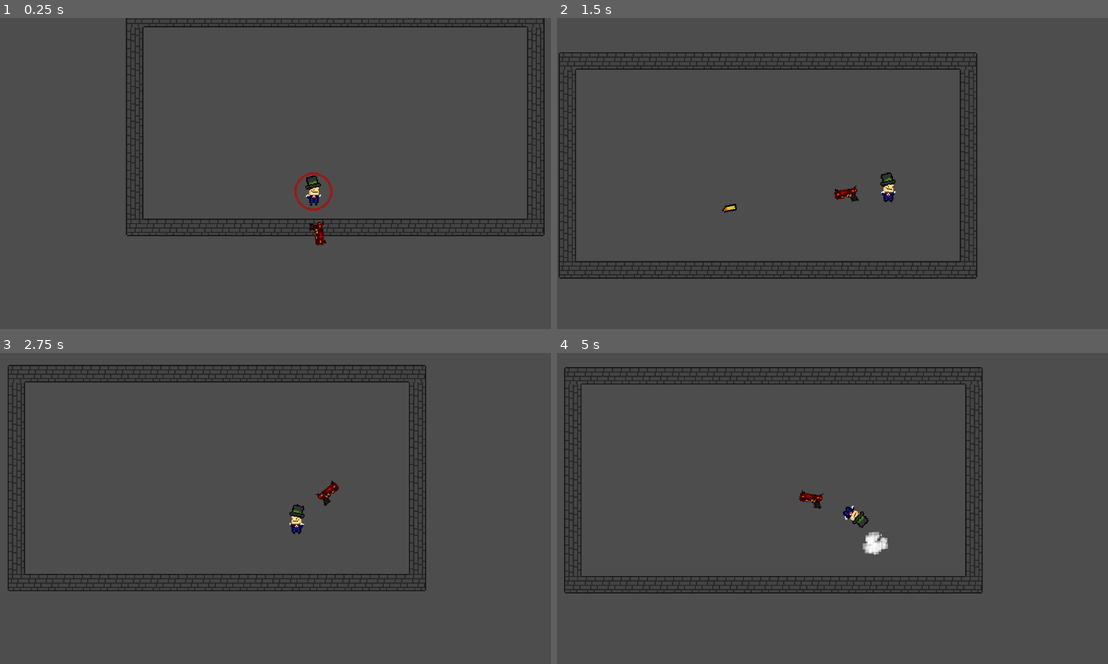
Above: before the commit, frames 1-4 (two rows, left to right).
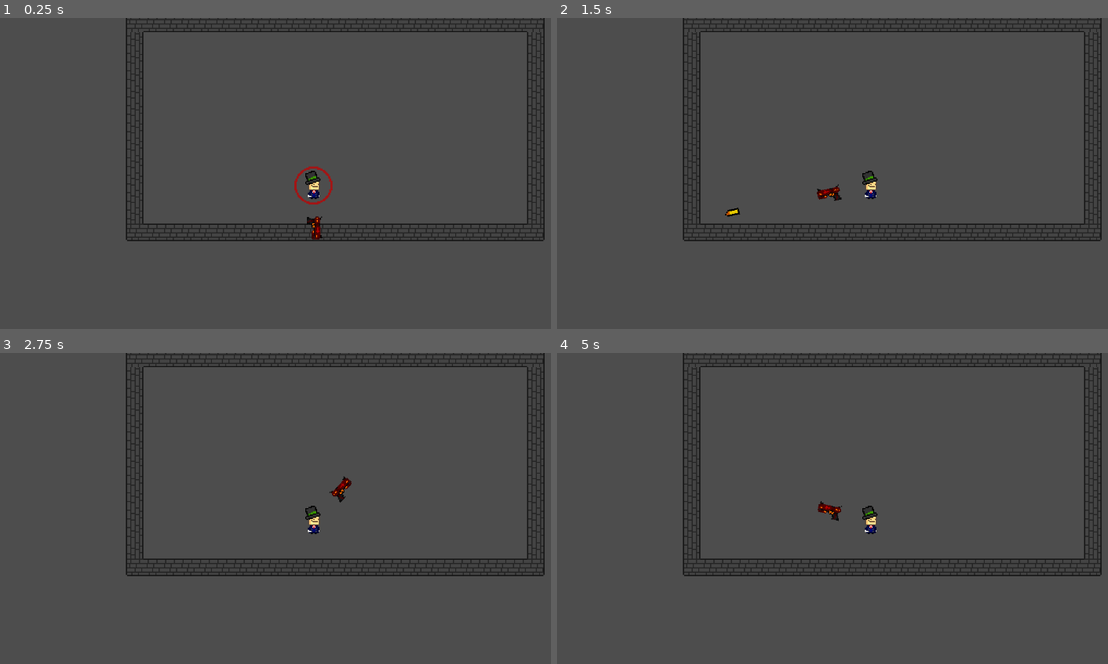
Above: after the commit, the same moments.

Repository: Ohm-Master/hellrise
Game: Godot game, scene res://Scenes/main.tscn
Same seed, same stepped clock (60 frames per second), same inputs: the game is played once before the commit and once after it.
Inputs (mouse positions are in pixels of both pictures, inside the frame that each line leads up to):
- Up to frame 1 (0.25 s): no input
- Up to frame 2 (1.5 s): move the mouse to (1008, 176) at 0.52 s; hold D (Right) from 0.53 s (still down); tap Space (Jump) at 0.6, 0.77, 1.07 s; move the mouse to (744, 210) at 1.27 s; click (744, 210) at 1.35 s
- Up to frame 3 (2.75 s): tap Space (Jump) at 1.52, 1.55, 1.82, 2.1 s; move the mouse to (374, 452) at 2.02 s; release D (Right) at 2.03 s; hold A (Left) from 2.03 s (still down)
- Up to frame 4 (5 s): move the mouse to (838, 598) at 2.77 s; release A (Left) at 2.78 s; hold D (Right) 2.78-4.28 s; click (838, 598) at 2.85 s; tap Space (Jump) at 3.02, 3.05, 3.32, 3.6, 3.77, 4.07, 4.52, 4.55, 4.82 s; move the mouse to (1058, 583) at 3.52 s; move the mouse to (683, 477) at 4.27 s; hold A (Left) from 4.28 s (still down); click (683, 477) at 4.35 s

The runs differ from the first frame. In frame 1, 4.4% of the frame differs, in the area x 22-99%, y 0-74%; in frame 2, 11%; in frame 3, 10%; in frame 4, 11%, in the area x 1-99%, y 0-78%.
Error after the commit: Invalid call. Nonexistent function 'process_physics' in base 'Nil'. (res://Scenes/Scripts/state_machine.gd:19)

Commit message:
Started adding basic states

Diff:
--- /dev/null
+++ b/Scenes/Scripts/State.gd
@@ -0,0 +1,23 @@
+extends Node
+
+class_name State
+
+@export var move_speed : float = 700.0
+@export var gravity : float = 1500.0
+
+var parent = Player
+
+func enter() -> void:
+	pass
+
+func exit() -> void:
+	pass
+
+func process_input(event: InputEvent) -> State:
+	return null
+
+func process_frame(delta: float) -> State:
+	return null
+
+func process_physics(delta: float) -> State:
+	return null
--- /dev/null
+++ b/Scenes/Scripts/fall.gd
@@ -0,0 +1,11 @@
+extends State
+
+
+# Called when the node enters the scene tree for the first time.
+func _ready() -> void:
+	pass # Replace with function body.
+
+
+# Called every frame. 'delta' is the elapsed time since the previous frame.
+func _process(delta: float) -> void:
+	pass
--- /dev/null
+++ b/Scenes/Scripts/jump.gd
@@ -0,0 +1 @@
+extends State
--- /dev/null
+++ b/Scenes/Scripts/move.gd
@@ -0,0 +1,11 @@
+extends State
+
+
+# Called when the node enters the scene tree for the first time.
+func _ready() -> void:
+	pass # Replace with function body.
+
+
+# Called every frame. 'delta' is the elapsed time since the previous frame.
+func _process(delta: float) -> void:
+	pass
--- a/Scenes/Scripts/player.gd
+++ b/Scenes/Scripts/player.gd
@@ -3,6 +3,8 @@
 class_name Player
 
 const JUMP_SMOKE = preload("uid://ehwk1mq7udbc")
+
+@onready var state_machine: Node = $State_machine
 
 const SPEED = 700.0
 const JUMP_VELOCITY = -750.0
@@ -14,17 +16,8 @@
 
 var double_jumped := false
 
-enum State {
-	IDLE, #0
-	JUMP, #1
-	RUN, #2
-	FALL, #3
-	DOUBLE_JUMP #4
-}
-
-var state : State = State.IDLE
-
 func _ready() -> void:
+	state_machine.init(self)
 	#Fades out HP bar
 	var tween := create_tween()
 	%Health_bar.modulate.a = 1
@@ -32,76 +25,65 @@
 	tween.tween_property(%Health_bar, "modulate:a", 0.0, 1.0)
 
 func _physics_process(delta: float) -> void:
-	apply_gravitiy(delta)
-	handle_states(delta)
-	handle_animations()
+	state_machine.process_physics(delta)
 	move_and_slide()
 
-	print(state)
+func _input(event: InputEvent) -> void:
+	state_machine.process_input(event)
 
-func handle_states(_delta : float):
-	match state:
-		State.IDLE:
-			idle_state()
-		State.RUN:
-			run_state()
-		State.JUMP:
-			jump_state()
-		State.FALL:
-			fall_state()
-		State.DOUBLE_JUMP:
-			double_jump_state()
-
-func idle_state():
-	velocity.x = move_toward(velocity.x, 0, SPEED / 9)
-
-	var direction := Input.get_axis("Left", "Right")
-	if direction:
-		state = State.RUN
-	if Input.is_action_just_pressed("Jump"):
-		state = State.JUMP
-	elif not is_on_floor():
-		state = State.FALL
-
-func run_state():
-
-	var direction := Input.get_axis("Left", "Right")
-	if direction:
-		velocity.x = direction * SPEED
-	else:
-		state = State.IDLE
-
-	if Input.is_action_just_pressed("Jump"):
-		state = State.JUMP
-	elif not is_on_floor():
-		state = State.FALL
-
-func jump_state():
-	velocity.y = JUMP_VELOCITY
-	state = State.FALL
-
-func fall_state():
-	var direction := Input.get_axis("Left", "Right")
-	velocity.x = direction * SPEED
-
-	if Input.is_action_just_pressed("Jump") and not is_on_floor() and can_double_jump:
-		state = State.DOUBLE_JUMP
-
-	if is_on_floor():
-		if direction:
-			state = State.RUN
-		else:
-			state = State.IDLE
-
-func double_jump_state():
-	var smoke = JUMP_SMOKE.instantiate()
-	smoke.position = $Smoke_point.global_position
-	get_tree().current_scene.add_child(smoke)
-	smoke.play()
-	can_double_jump = false
-	double_jumped = true
-	velocity.y = JUMP_VELOCITY
-	state = State.FALL
+func _process(delta: float) -> void:
+	state_machine.process_frame(delta)
+#
+##func idle_state():
+#	velocity.x = move_toward(velocity.x, 0, SPEED / 9)
+#
+#	var direction := Input.get_axis("Left", "Right")
+#	if direction:
+#		state = State.RUN
+#	if Input.is_action_just_pressed("Jump"):
+#		state = State.JUMP
+#	elif not is_on_floor():
+#		state = State.FALL
+##
+##func run_state():
+#
+#	var direction := Input.get_axis("Left", "Right")
+#	if direction:
+#		velocity.x = direction * SPEED
+#	else:
+#		state = State.IDLE
+#
+#	if Input.is_action_just_pressed("Jump"):
+#		state = State.JUMP
+#	elif not is_on_floor():
+#		state = State.FALL
+##
+##func jump_state():
+#	velocity.y = JUMP_VELOCITY
+#	state = State.FALL
+##
+##func fall_state():
+#	var direction := Input.get_axis("Left", "Right")
+#	velocity.x = direction * SPEED
+#
+#	if Input.is_action_just_pressed("Jump") and not is_on_floor() and can_double_jump:
+#		state = State.DOUBLE_JUMP
+#
+#	if is_on_floor():
+#		if direction:
+#			state = State.RUN
+#		else:
+#			state = State.IDLE
+##
+##func double_jump_state():
+#	var smoke = JUMP_SMOKE.instantiate()
+#	smoke.position = $Smoke_point.global_position
+#	get_tree().current_scene.add_child(smoke)
+#	smoke.play()
+#	can_double_jump = false
+#	double_jumped = true
+#	velocity.y = JUMP_VELOCITY
+#	state = State.FALL
 
 func apply_gravitiy(delta : float):
 	if not is_on_floor():
@@ -112,7 +94,7 @@
 
 func handle_animations():
 	if is_on_floor():
-		if state == State.RUN:
+		if velocity.x != 0:
 			sprite.play("run")
 		else:
 			sprite.play("idle")
--- /dev/null
+++ b/Scenes/Scripts/state_machine.gd
@@ -0,0 +1,31 @@
+extends Node
+
+@export var starting_state : State
+
+var current_state : State
+
+func init(parent : Player):
+	for child in get_children():
+		child.parent = parent
+
+
+func change_state(new_state : State):
+	if current_state:
+		current_state.exit()
+	current_state = new_state
+	current_state.enter()
+
+func process_physics(delta: float) -> void:
+	var new_state = current_state.process_physics(delta)
+	if new_state:
+		change_state(new_state)
+
+func process_input(event: InputEvent) -> void:
+	var new_state = current_state.process_input(event)
+	if new_state:
+		change_state(new_state)
+
+func process_frame(delta: float) -> void:
+	var new_state = current_state.process_frame(delta)
+	if new_state:
+		change_state(new_state)
--- /dev/null
+++ b/Scenes/idle.gd
@@ -0,0 +1,22 @@
+extends State
+
+@export var fall_state : State
+@export var move_state : State
+@export var jump_state : State
+
+func enter() -> void:
+	super()
+
+func process_input(event: InputEvent) -> State:
+	if Input.is_action_just_pressed("Jump"):
+		return jump_state
+	if Input.is_action_just_pressed("Left") or Input.is_action_just_pressed("Right"):
+		return move_state
+	return null
+
+func process_physics(delta: float) -> State:
+	parent.velocity.x = move_toward(parent.velocity.x, 0, move_speed / 9)
+
+	if not $Player.is_on_floor():
+		return fall_state
+	return null
--- a/Scenes/player.tscn
+++ b/Scenes/player.tscn
@@ -6,6 +6,11 @@
 [ext_resource type="PackedScene" uid="uid://dqphrfobu0tf6" path="res://Scenes/Componets/health_componet.tscn" id="4_fkybt"]
 [ext_resource type="PackedScene" uid="uid://bvyhlnhreopdw" path="res://Scenes/pistol.tscn" id="5_fkybt"]
 [ext_resource type="Texture2D" uid="uid://dds0alum3pwcx" path="res://Assets/Health bar-1.png.png" id="6_x3wgy"]
+[ext_resource type="Script" uid="uid://6bmuw7drnpuc" path="res://Scenes/Scripts/state_machine.gd" id="7_3smsa"]
+[ext_resource type="Script" uid="uid://dt80swajhbh10" path="res://Scenes/idle.gd" id="8_8erm5"]
+[ext_resource type="Script" uid="uid://drnjfiut87vhp" path="res://Scenes/Scripts/jump.gd" id="9_gymyn"]
+[ext_resource type="Script" uid="uid://dybi5168rawy4" path="res://Scenes/Scripts/fall.gd" id="10_pu2lt"]
+[ext_resource type="Script" uid="uid://cnm3gxnaiwubb" path="res://Scenes/Scripts/move.gd" id="11_ukyrk"]
 
 [sub_resource type="CapsuleShape2D" id="CapsuleShape2D_cvnsp"]
 radius = 26.0
@@ -58,4 +63,23 @@
 [node name="Smoke_point" type="Marker2D" parent="."]
 position = Vector2(0, 22)
 
+[node name="State_machine" type="Node" parent="." node_paths=PackedStringArray("starting_state")]
+script = ExtResource("7_3smsa")
+starting_state = NodePath("Idle")
+
+[node name="Idle" type="Node" parent="State_machine" node_paths=PackedStringArray("fall_state", "move_state", "jump_state")]
+script = ExtResource("8_8erm5")
+fall_state = NodePath("../Fall")
+move_state = NodePath("../Move")
+jump_state = NodePath("../Jump")
+
+[node name="Jump" type="Node" parent="State_machine"]
+script = ExtResource("9_gymyn")
+
+[node name="Fall" type="Node" parent="State_machine"]
+script = ExtResource("10_pu2lt")
+
+[node name="Move" type="Node" parent="State_machine"]
+script = ExtResource("11_ukyrk")
+
 [connection signal="health_changed" from="HealthComponet" to="." method="_on_health_changed"]
Not shown, added: Scenes/Scripts/State.gd.uid
Not shown, added: Scenes/Scripts/fall.gd.uid
Not shown, added: Scenes/Scripts/jump.gd.uid
Not shown, added: Scenes/Scripts/move.gd.uid
Not shown, added: Scenes/Scripts/state_machine.gd.uid
Not shown, added: Scenes/idle.gd.uid
Not shown: 1 places in Scenes/player.tscn that only renumber resources
